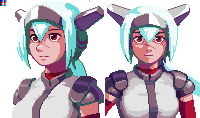
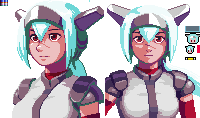
Comparing the layer stacks of the two 200×118 images. Changes:
added layer "Layer 1" over [185, 26, 200, 60]
